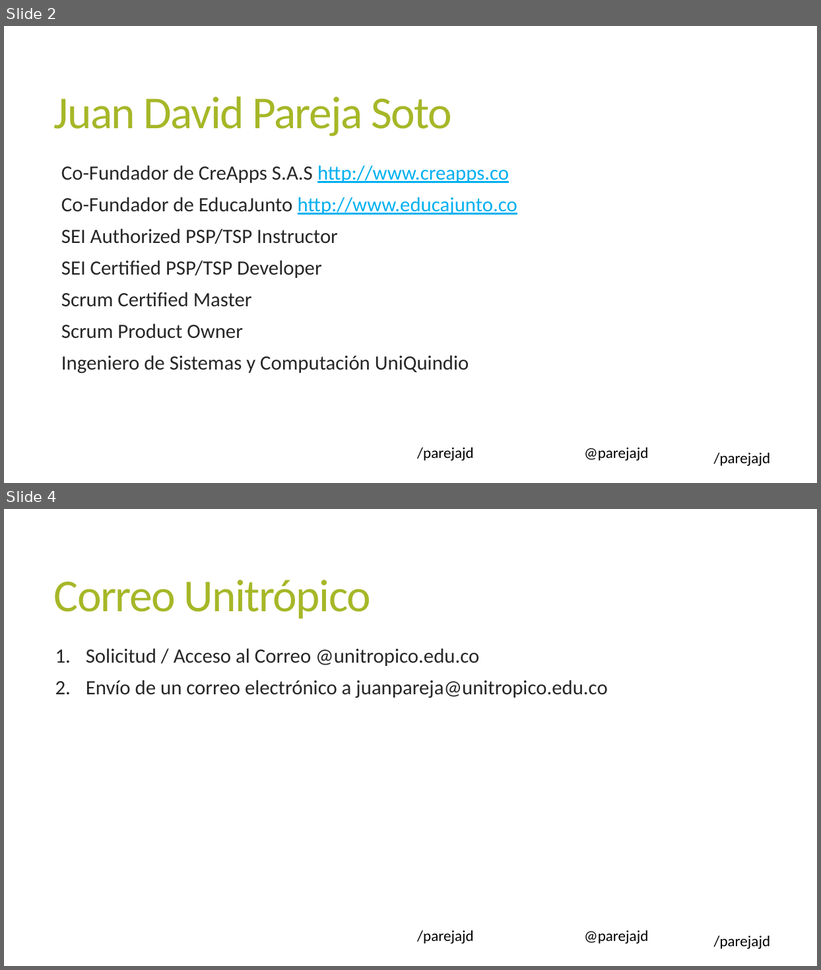
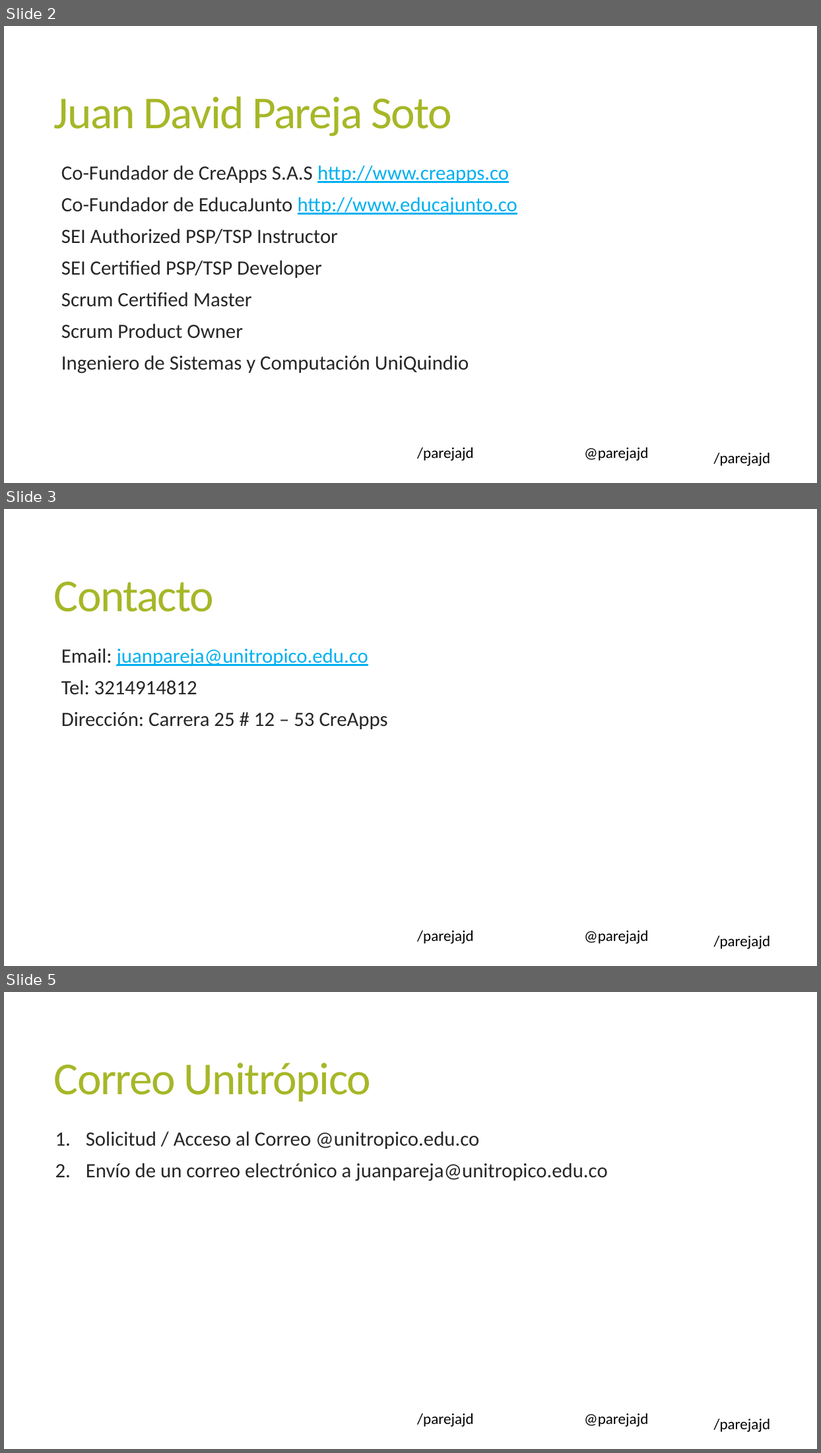
Before and after one commit to Andresrodriguez99/CursoProgramacionEstructurada, a slide deck: Presentaciones/0 - Presentación General.pptx. Shown one above the other, each under a label of ours: slides 2 and 4 before the commit, slides 2, 3 and 5 after it; the slides between them are not shown. The pictures are 821x970 and 821x1453 pixels, drawn with LibreOffice and Linux fonts; fonts in the diff are those of the drawing; background and template pictures are left out. Boxes give left, top, right and bottom in pixels: in the first picture for what was removed or moved away, otherwise in the second. Text is boxed around its words. In the diff, an @@ line names an element or a change of style, - is before the commit and + after.

```diff
--- a/Presentaciones/0 - Presentación General.pptx
+++ b/Presentaciones/0 - Presentación General.pptx
@@ slide 3 added at (4,509,817,966), background #FFFFFF; not listed: 3 template elements that a slide beside it also shows @@
@@ title added at (54,582,215,612), 54 pt, text #A6B727 @@
+Contacto
@@ text added at (61,648,388,729), 24 pt, text #262626 @@
+  Email: juanpareja@unitropico.edu.co
+  Tel: 3214914812
+  Dirección: Carrera 25 # 12 – 53 CreApps
@@ what was slide 4 is now slide 5 @@
```
Also in this commit, not shown: 1 slide changed, 53 other files.
